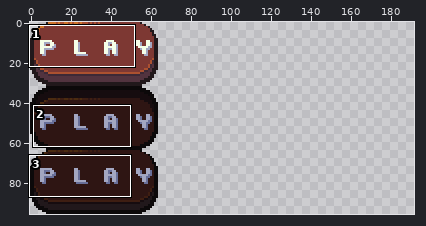
File history of a pixel-art file, out/assets/undone/button.aseprite. Above: a wide view before the commit, with the close-up outlined.
Close-up. Before:
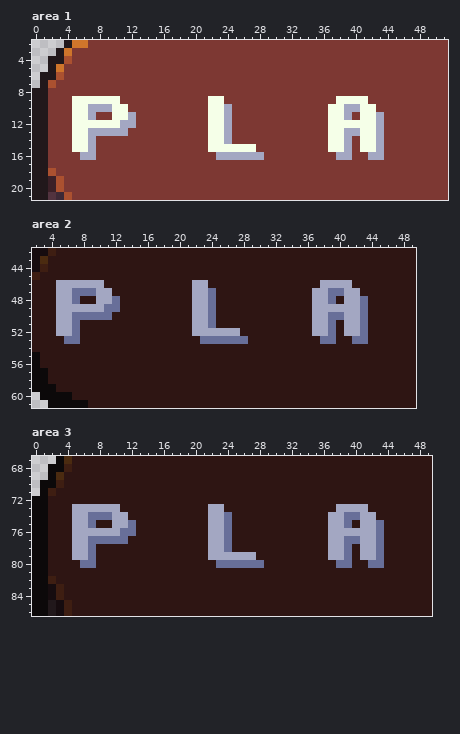
64x96 pixels, 1 frame. Colours within 5 levels of each other are drawn and written as one. Shown: area 1: x 0..51, y 2..21; area 2: x 2..49, y 42..61; area 3: x 0..49, y 67..86. The old version is drawn lined up with the new one, on the new canvas. The commit also changed other parts of the picture, which this record leaves out.
The result:
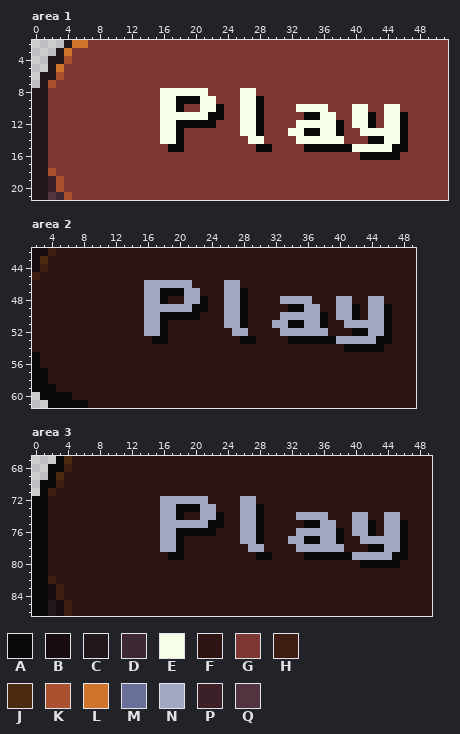
Palette (. is transparent): A #0c090a  B #160c0f  C #21181b  D #3d2936  E #f5ffe8  F #2e1513  G #7d3833  H #3e1e12  J #4b2b10  K #ab5130  L #cf752b  M #686f99  N #a3a7c2  P #3b2027  Q #52333f
Change:
canvas 64x96 -> 192x96
--- area 1
@@ x 0..51 @@
  7 .CKGGGGGGGGGGGGGGGGGGGGGGGGGGGGGGGGGGGGGGGGGGGGGGGGG
- 8 CCGGGGGGGGGGGGGGGGGGGGGGGGGGGGGGGGGGGGGGGGGGGGGGGGGG
- 9 CCGGGEEEEEEGGGGGGGGGGGEEGGGGGGGGGGGGGGEEEEGGGGGGGGGG
-10 CCGGGEENNNEEGGGGGGGGGGEENGGGGGGGGGGGGEENNEEGGGGGGGGG
-11 CCGGGEENGGEENGGGGGGGGGEENGGGGGGGGGGGGEENGEENGGGGGGGG
-12 CCGGGEEEEEENNGGGGGGGGGEENGGGGGGGGGGGGEEEEEENGGGGGGGG
-13 CCGGGEENNNNNGGGGGGGGGGEENGGGGGGGGGGGGEENNEENGGGGGGGG
-14 CCGGGEENGGGGGGGGGGGGGGEENGGGGGGGGGGGGEENGEENGGGGGGGG
-15 CCGGGEENGGGGGGGGGGGGGGEEEEEEGGGGGGGGGEENGEENGGGGGGGG
-16 CCGGGGNNGGGGGGGGGGGGGGGNNNNNNGGGGGGGGGNNGGNNGGGGGGGG
+ 8 CCGGGGGGGGGGGGGGEEEEEEGGGGEEGGGGGGGGGGGGGGGGGGGGGGGG
+ 9 CCGGGGGGGGGGGGGGEEAAAEEGGGEEAGGGGGGGGGGGGGGGGGGGGGGG
+10 CCGGGGGGGGGGGGGGEEAGGEEAGGEEAGGGGEEEEGGGEEGGEEGGGGGG
+11 CCGGGGGGGGGGGGGGEEEEEEAAGGEEAGGGGGAAEEGGEEAGEEAGGGGG
+12 CCGGGGGGGGGGGGGGEEAAAAAGGGEEAGGGGEEEEEAGEEAGEEAGGGGG
+13 CCGGGGGGGGGGGGGGEEAGGGGGGGEEAGGGEEAAEEAGGEEEEEAGGGGG
+14 CCGGGGGGGGGGGGGGEEAGGGGGGGGEEGGGGEEEEEEGGGAAEEAGGGGG
+15 CCGGGGGGGGGGGGGGGAAGGGGGGGGGAAGGGGAAAAAAEEEEEAAGGGGG
+16 CCGGGGGGGGGGGGGGGGGGGGGGGGGGGGGGGGGGGGGGGAAAAAGGGGGG
 17 CCGGGGGGGGGGGGGGGGGGGGGGGGGGGGGGGGGGGGGGGGGGGGGGGGGG
--- area 2
@@ x 2..49 @@
 45 HFFFFFFFFFFFFFFFFFFFFFFFFFFFFFFFFFFFFFFFFFFFFFFF
-46 FFFNNNNNNFFFFFFFFFFFNNFFFFFFFFFFFFFFNNNNFFFFFFFF
-47 FFFNNMMMNNFFFFFFFFFFNNMFFFFFFFFFFFFNNMMNNFFFFFFF
-48 FFFNNMFFNNMFFFFFFFFFNNMFFFFFFFFFFFFNNMFNNMFFFFFF
-49 FFFNNNNNNMMFFFFFFFFFNNMFFFFFFFFFFFFNNNNNNMFFFFFF
-50 FFFNNMMMMMFFFFFFFFFFNNMFFFFFFFFFFFFNNMMNNMFFFFFF
-51 FFFNNMFFFFFFFFFFFFFFNNMFFFFFFFFFFFFNNMFNNMFFFFFF
-52 FFFNNMFFFFFFFFFFFFFFNNNNNNFFFFFFFFFNNMFNNMFFFFFF
-53 FFFFMMFFFFFFFFFFFFFFFMMMMMMFFFFFFFFFMMFFMMFFFFFF
-54 FFFFFFFFFFFFFFFFFFFFFFFFFFFFFFFFFFFFFFFFFFFFFFFF
+46 FFFFFFFFFFFFFFNNNNNNFFFFNNFFFFFFFFFFFFFFFFFFFFFF
+47 FFFFFFFFFFFFFFNNAAANNFFFNNAFFFFFFFFFFFFFFFFFFFFF
+48 FFFFFFFFFFFFFFNNAFFNNAFFNNAFFFFNNNNFFFNNFFNNFFFF
+49 FFFFFFFFFFFFFFNNNNNNAAFFNNAFFFFFAANNFFNNAFNNAFFF
+50 FFFFFFFFFFFFFFNNAAAAAFFFNNAFFFFNNNNNAFNNAFNNAFFF
+51 FFFFFFFFFFFFFFNNAFFFFFFFNNAFFFNNAANNAFFNNNNNAFFF
+52 FFFFFFFFFFFFFFNNAFFFFFFFFNNFFFFNNNNNNFFFAANNAFFF
+53 FFFFFFFFFFFFFFFAAFFFFFFFFFAAFFFFAAAAAANNNNNAAFFF
+54 FFFFFFFFFFFFFFFFFFFFFFFFFFFFFFFFFFFFFFFAAAAAFFFF
 55 AFFFFFFFFFFFFFFFFFFFFFFFFFFFFFFFFFFFFFFFFFFFFFFF
--- area 3
@@ x 0..49 @@
 71 .AHFFFFFFFFFFFFFFFFFFFFFFFFFFFFFFFFFFFFFFFFFFFFFFF
-72 AAFFFFFFFFFFFFFFFFFFFFFFFFFFFFFFFFFFFFFFFFFFFFFFFF
-73 AAFFFNNNNNNFFFFFFFFFFFNNFFFFFFFFFFFFFFNNNNFFFFFFFF
-74 AAFFFNNMMMNNFFFFFFFFFFNNMFFFFFFFFFFFFNNMMNNFFFFFFF
-75 AAFFFNNMFFNNMFFFFFFFFFNNMFFFFFFFFFFFFNNMFNNMFFFFFF
-76 AAFFFNNNNNNMMFFFFFFFFFNNMFFFFFFFFFFFFNNNNNNMFFFFFF
-77 AAFFFNNMMMMMFFFFFFFFFFNNMFFFFFFFFFFFFNNMMNNMFFFFFF
-78 AAFFFNNMFFFFFFFFFFFFFFNNMFFFFFFFFFFFFNNMFNNMFFFFFF
-79 AAFFFNNMFFFFFFFFFFFFFFNNNNNNFFFFFFFFFNNMFNNMFFFFFF
-80 AAFFFFMMFFFFFFFFFFFFFFFMMMMMMFFFFFFFFFMMFFMMFFFFFF
+72 AAFFFFFFFFFFFFFFNNNNNNFFFFNNFFFFFFFFFFFFFFFFFFFFFF
+73 AAFFFFFFFFFFFFFFNNAAANNFFFNNAFFFFFFFFFFFFFFFFFFFFF
+74 AAFFFFFFFFFFFFFFNNAFFNNAFFNNAFFFFNNNNFFFNNFFNNFFFF
+75 AAFFFFFFFFFFFFFFNNNNNNAAFFNNAFFFFFAANNFFNNAFNNAFFF
+76 AAFFFFFFFFFFFFFFNNAAAAAFFFNNAFFFFNNNNNAFNNAFNNAFFF
+77 AAFFFFFFFFFFFFFFNNAFFFFFFFNNAFFFNNAANNAFFNNNNNAFFF
+78 AAFFFFFFFFFFFFFFNNAFFFFFFFFNNFFFFNNNNNNFFFAANNAFFF
+79 AAFFFFFFFFFFFFFFFAAFFFFFFFFFAAFFFFAAAAAANNNNNAAFFF
+80 AAFFFFFFFFFFFFFFFFFFFFFFFFFFFFFFFFFFFFFFFAAAAAFFFF
 81 AAFFFFFFFFFFFFFFFFFFFFFFFFFFFFFFFFFFFFFFFFFFFFFFFF
